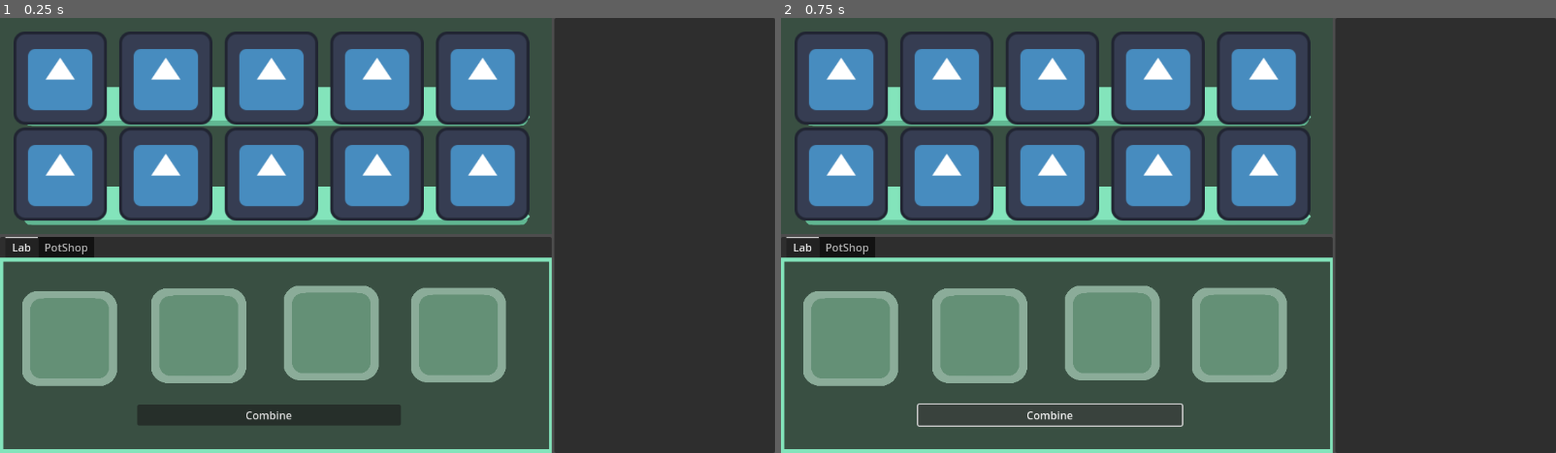
Above: before the commit, frames 1-2 (left to right).
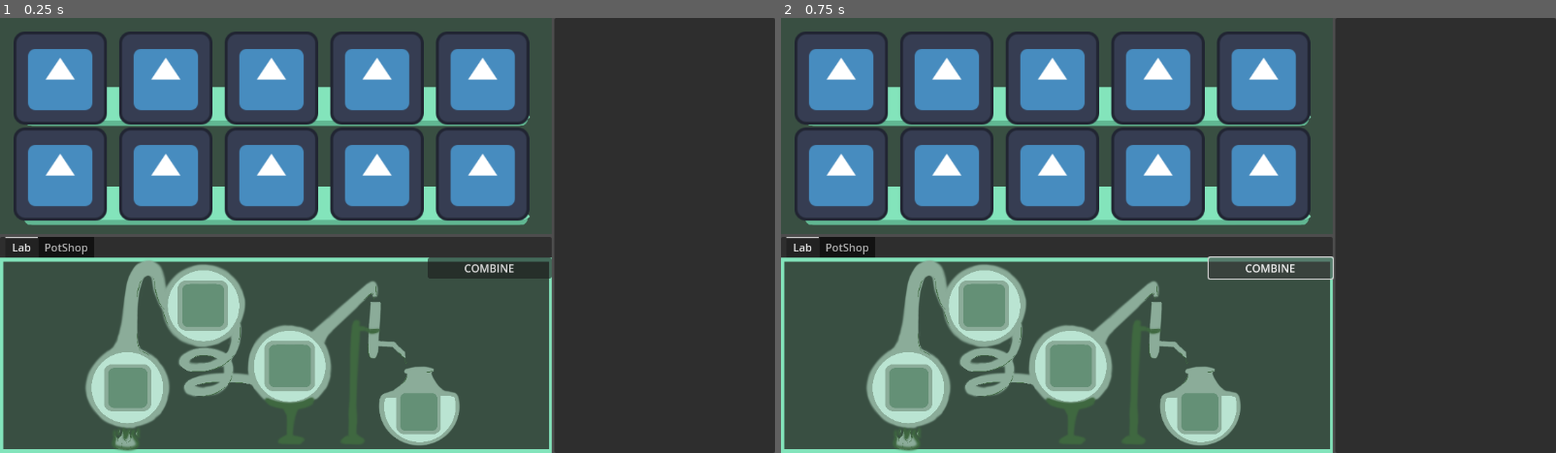
Above: after the commit, the same moments.

Repository: Girlies-stdio/elementalchemy
Game: Godot game, scene res://Scenes/main.tscn
Same seed, same stepped clock (60 frames per second), same inputs: the game is played once before the commit and once after it. The engine's default icon, where the game draws it, is replaced by a stand-in: a white triangle on a blue panel in a dark square.
Inputs:
- Up to frame 1 (0.25 s): no input
- Up to frame 2 (0.75 s): click "Combine" (after the commit: "COMBINE") at 0.5 s

The runs differ from the first frame. In frame 1, 16% of the frame differs, in the area x 2-72%, y 55-100%; in frame 2, 15%.

Commit message:
add brewing stand

Diff:
--- a/Scenes/main.tscn
+++ b/Scenes/main.tscn
@@ -1,9 +1,10 @@
-[gd_scene load_steps=8 format=3 uid="uid://ctr78uqgnngos"]
+[gd_scene load_steps=9 format=3 uid="uid://ctr78uqgnngos"]
 
 [ext_resource type="Texture2D" uid="uid://dinniq4jdk8le" path="res://Assets/garden_double_shelf.png" id="1_8gbba"]
 [ext_resource type="Texture2D" uid="uid://bkpn4dwbky80q" path="res://Assets/icon.svg" id="1_jjgbg"]
 [ext_resource type="Script" uid="uid://88ysp7capcmn" path="res://Scenes/lab.gd" id="2_bo1nx"]
 [ext_resource type="Texture2D" uid="uid://bny66qf2eo775" path="res://Assets/background_framed.png" id="3_kry3j"]
+[ext_resource type="Texture2D" uid="uid://drnxwjo7hd82j" path="res://Assets/brewing.png" id="5_6bp64"]
 [ext_resource type="PackedScene" uid="uid://cyktua4fqunq0" path="res://Workbench/item_slot.tscn" id="5_21xkr"]
 
 [sub_resource type="Theme" id="Theme_jjgbg"]
@@ -156,45 +157,58 @@
 script = ExtResource("2_bo1nx")
 metadata/_tab_index = 0
 
+[node name="TextureRect" type="TextureRect" parent="HBoxContainer/VBoxContainer/Workbench/WorkbenchTabs/Lab"]
+layout_mode = 1
+anchors_preset = 15
+anchor_right = 1.0
+anchor_bottom = 1.0
+grow_horizontal = 2
+grow_vertical = 2
+texture = ExtResource("5_6bp64")
+expand_mode = 1
+stretch_mode = 5
+
 [node name="InputSlot1" parent="HBoxContainer/VBoxContainer/Workbench/WorkbenchTabs/Lab" instance=ExtResource("5_21xkr")]
 layout_mode = 0
-offset_left = 33.0
-offset_top = 50.0
-offset_right = 176.0
-offset_bottom = 191.0
-stretch_mode = 4
+offset_left = 154.0
+offset_top = 159.0
+offset_right = 226.0
+offset_bottom = 229.0
+stretch_mode = 5
 
 [node name="InputSlot2" parent="HBoxContainer/VBoxContainer/Workbench/WorkbenchTabs/Lab" instance=ExtResource("5_21xkr")]
 layout_mode = 0
-offset_left = 225.0
-offset_top = 46.0
-offset_right = 368.0
-offset_bottom = 187.0
-stretch_mode = 4
+offset_left = 264.0
+offset_top = 34.0
+offset_right = 340.0
+offset_bottom = 109.0
+stretch_mode = 5
 
 [node name="InputSlot3" parent="HBoxContainer/VBoxContainer/Workbench/WorkbenchTabs/Lab" instance=ExtResource("5_21xkr")]
 layout_mode = 0
-offset_left = 422.0
-offset_top = 42.0
-offset_right = 565.0
-offset_bottom = 183.0
-stretch_mode = 4
+offset_left = 393.0
+offset_top = 124.0
+offset_right = 469.0
+offset_bottom = 199.0
+stretch_mode = 5
 
 [node name="OutputSlot" parent="HBoxContainer/VBoxContainer/Workbench/WorkbenchTabs/Lab" instance=ExtResource("5_21xkr")]
 layout_mode = 0
-offset_left = 611.0
-offset_top = 45.0
-offset_right = 754.0
-offset_bottom = 186.0
-stretch_mode = 4
+offset_left = 589.0
+offset_top = 197.0
+offset_right = 656.0
+offset_bottom = 263.0
+stretch_mode = 5
 
 [node name="CombineButton" type="Button" parent="HBoxContainer/VBoxContainer/Workbench/WorkbenchTabs/Lab"]
-layout_mode = 2
-offset_left = 204.0
-offset_top = 219.0
-offset_right = 596.0
-offset_bottom = 250.0
-text = "Combine"
+layout_mode = 1
+anchors_preset = 1
+anchor_left = 1.0
+anchor_right = 1.0
+offset_left = -184.0
+offset_bottom = 31.0
+grow_horizontal = 0
+text = "COMBINE"
 
 [node name="PotShop" type="NinePatchRect" parent="HBoxContainer/VBoxContainer/Workbench/WorkbenchTabs"]
 visible = false
Binary file added: Assets/brewing.png
Not shown, added: Assets/brewing.png.import
